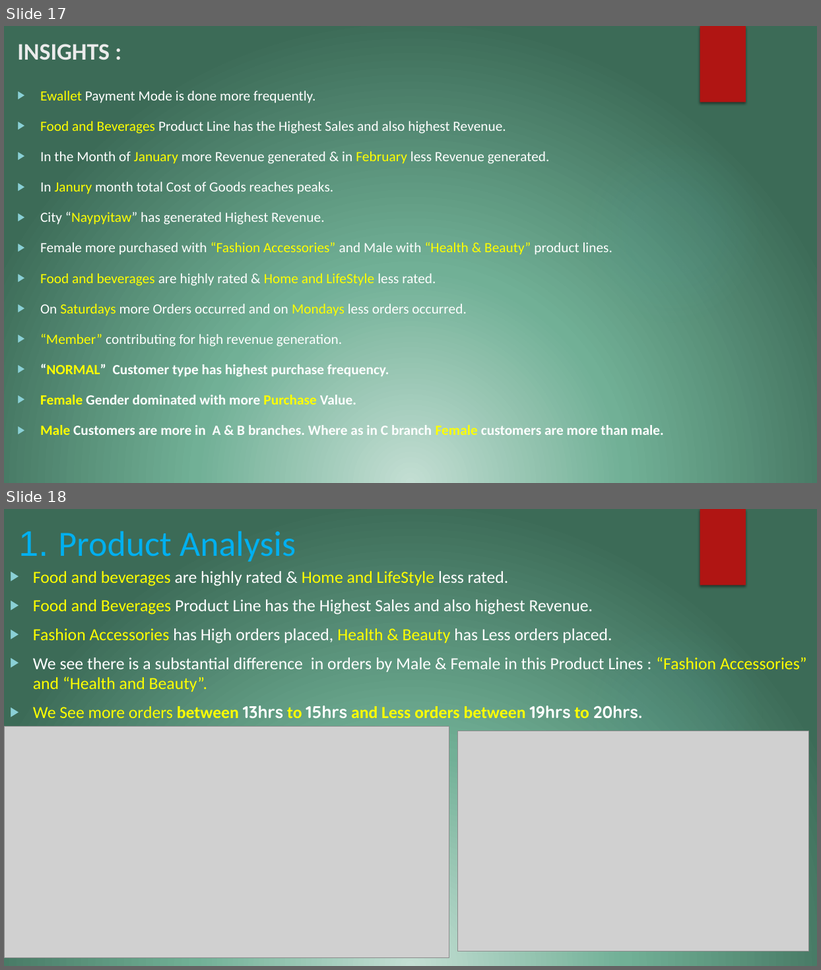
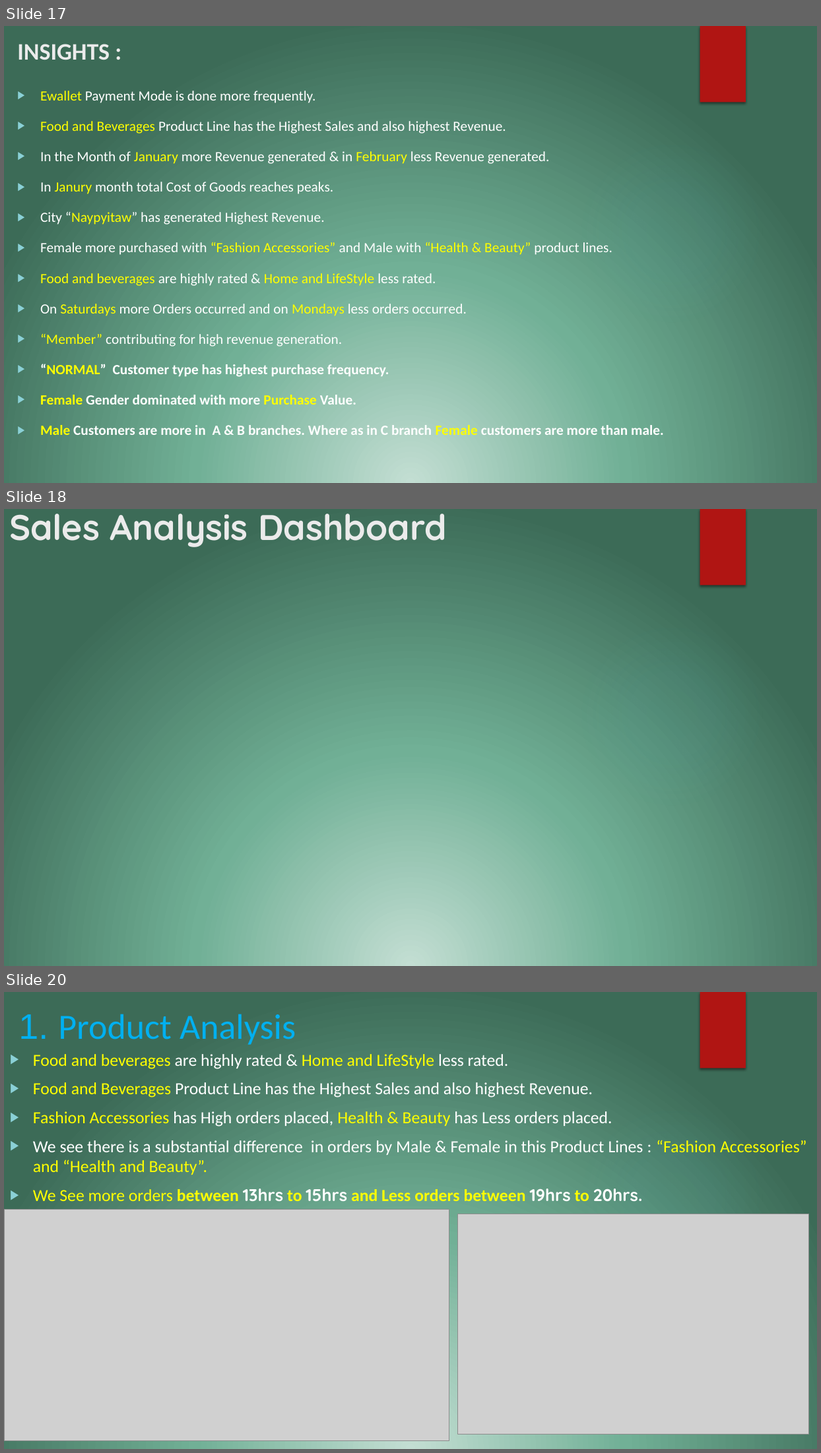
Before and after one commit to govardhansingu/Amazon-Sales-Analysis, a slide deck: SQL_Project_Presentation.pptx. Shown one above the other, each under a label of ours: slides 17 and 18 before the commit, slides 17, 18 and 20 after it; the slides between them are not shown. The pictures are 821x970 and 821x1453 pixels, drawn with LibreOffice and Linux fonts; fonts in the diff are those of the drawing; grey boxes stand for pictures; background and template pictures are left out. Boxes give left, top, right and bottom in pixels: in the first picture for what was removed or moved away, otherwise in the second. Text is boxed around its words. In the diff, an @@ line names an element or a change of style, - is before the commit and + after.

Commit message:
Added PBI Dashboards

```diff
--- a/SQL_Project_Presentation.pptx
+++ b/SQL_Project_Presentation.pptx
@@ slide 18 added at (x1=4, y1=509, x2=817, y2=966), background picture (left out); not listed: 2 template elements that a slide beside it also shows @@
@@ title added at (x1=9, y1=514, x2=447, y2=547), 42 pt, text #EBEBEB, bold @@
+Sales Analysis Dashboard
@@ what was slide 18 is now slide 20 @@
```
Also in this commit, not shown: 1 other slide added, 1 other file.
